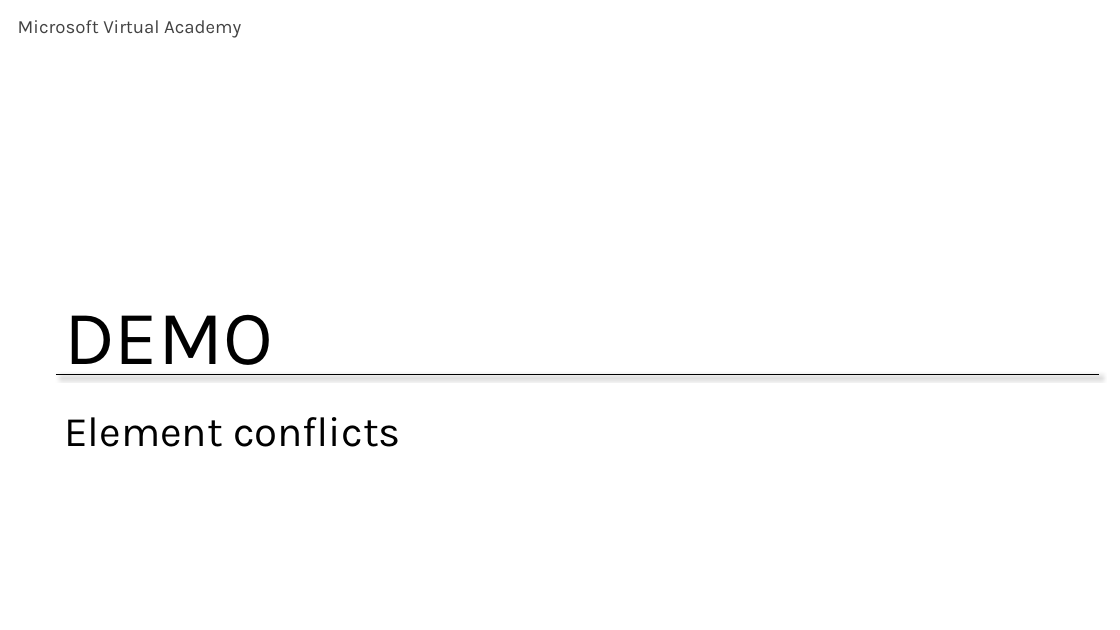
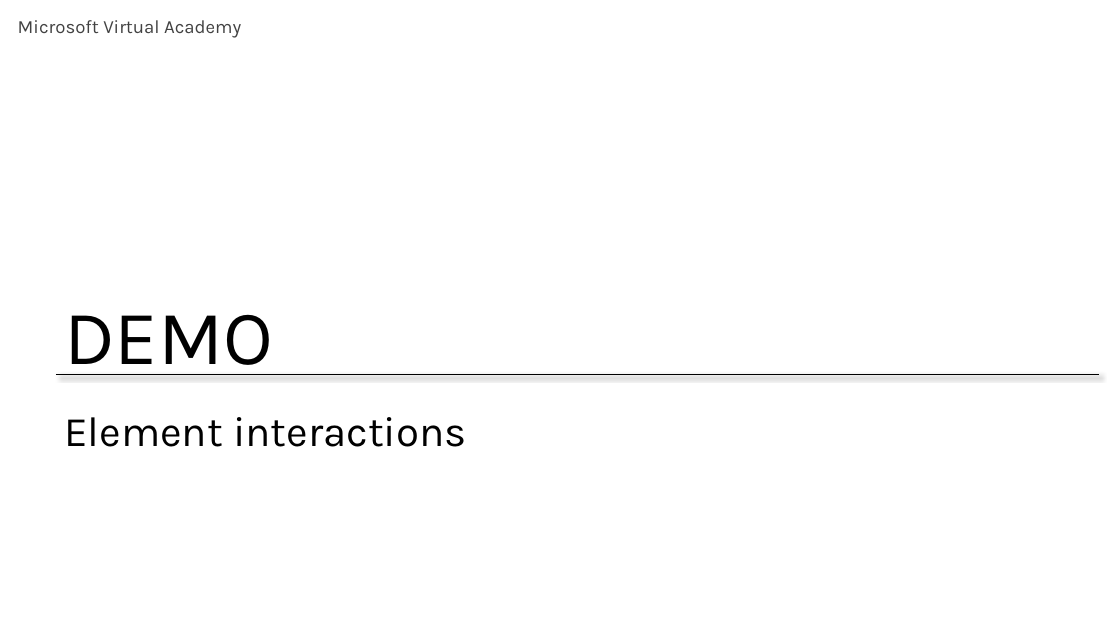
Before and after one commit to CharaD7/CSS-Style, a slide deck: slide 12 of Slides/Module 3.pptx (slide 10 before the commit). Drawn at 1120x630 pixels with LibreOffice and Linux fonts; fonts in the diff are those of the drawing. Boxes give left, top, right and bottom in pixels: in the first picture for what was removed or moved away, otherwise in the second. Text is boxed around its words. In the diff, an @@ line names an element or a change of style, - is before the commit and + after.

```diff
--- a/Slides/Module 3.pptx
+++ b/Slides/Module 3.pptx
@@ title at <box>64,417,467,447</box>: text changed @@
-Element conflicts
+Element interactions
```
Also in this commit, not shown: 4 other slides changed, 2 slides added, 6 other files.
